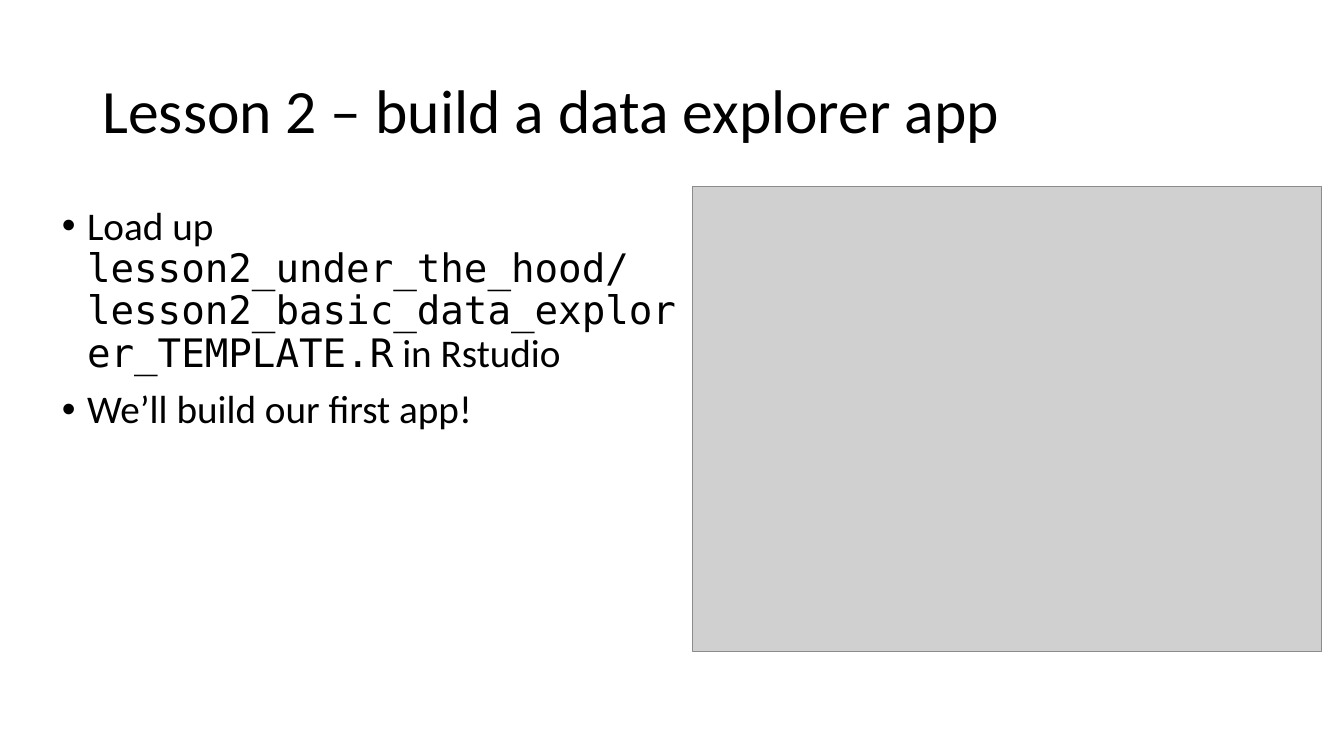
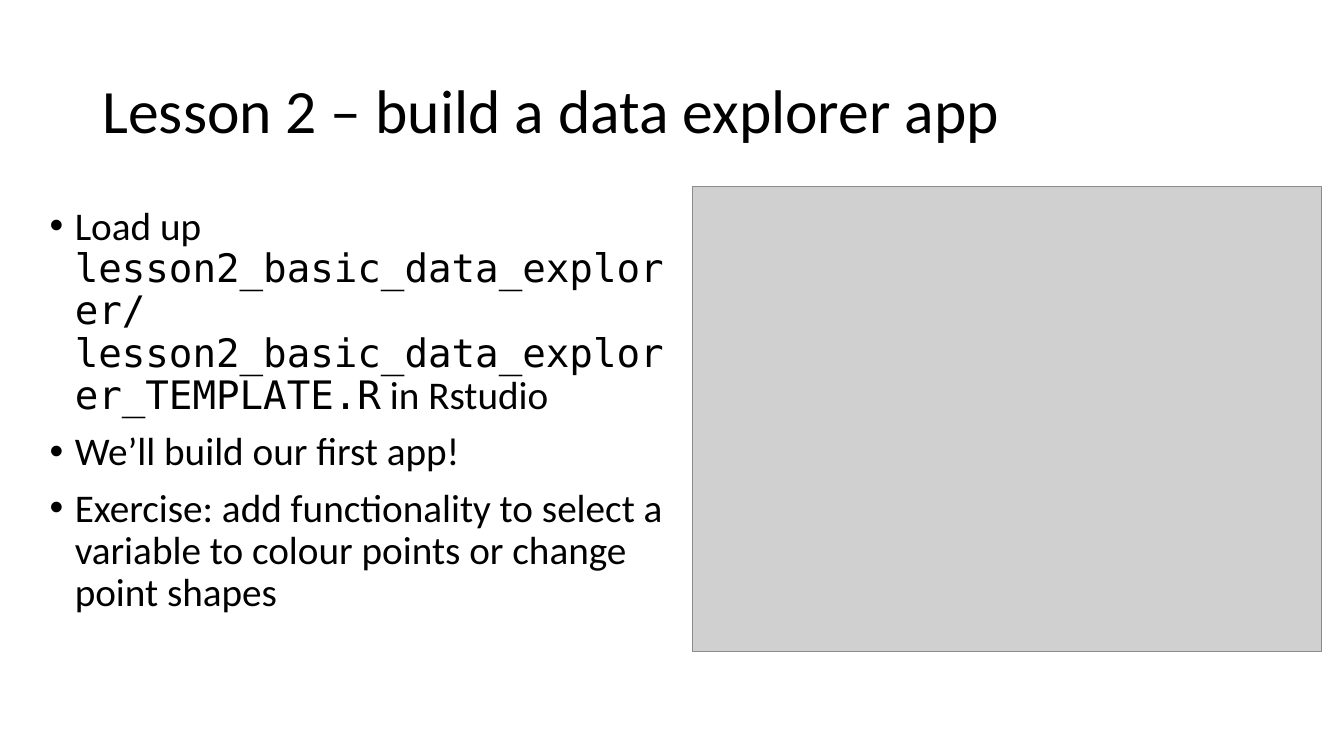
Before and after one commit to jamesrlawson/ShinyWorkshop_ResBazSydney2018, a slide deck: slide 11 of slides/Shiny_ResBazSydney2018.pptx. Drawn at 1344x756 pixels with LibreOffice and Linux fonts; fonts in the diff are those of the drawing; grey boxes stand for pictures. Boxes give left, top, right and bottom in pixels: in the first picture for what was removed or moved away, otherwise in the second. Text is boxed around its words. In the diff, an @@ line names an element or a change of style, - is before the commit and + after.

Commit message:
finished lessons and slides, created zip

```diff
--- a/slides/Shiny_ResBazSydney2018.pptx
+++ b/slides/Shiny_ResBazSydney2018.pptx
@@ text "Load up lesson2_basic_data_explorer/ lesson2_basic_data_expl ...": place and size @@
-text "Load up lesson2_basic_data_explorer/ lesson2_basic_data_expl ..." at [87,212,676,430]
+text "Load up lesson2_basic_data_explorer/ lesson2_basic_data_expl ..." at [75,212,664,613]
@@ text at [75,212,664,418]: text changed @@
-• Load up lesson2_under_the_hood/ lesson2_basic_data_explorer_TEMPLATE.R in Rstudio
+• Load up lesson2_basic_data_explorer/ lesson2_basic_data_explorer_TEMPLATE.R in Rstudio
@@ text at [75,494,663,613]: paragraph added @@
+• Exercise: add functionality to select a variable to colour points or change point shapes
```
Also in this commit, not shown: 3 slides added, 15 other files.
